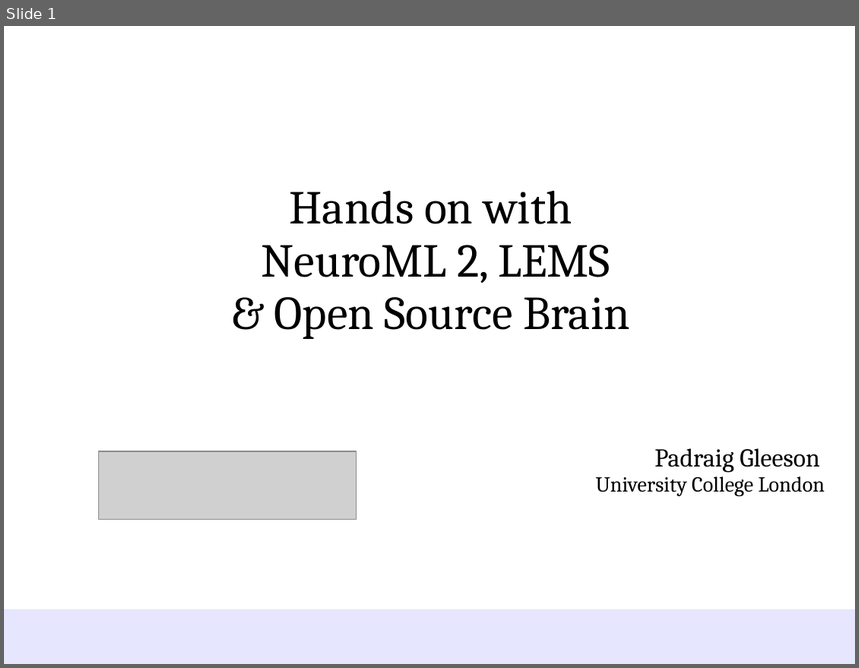
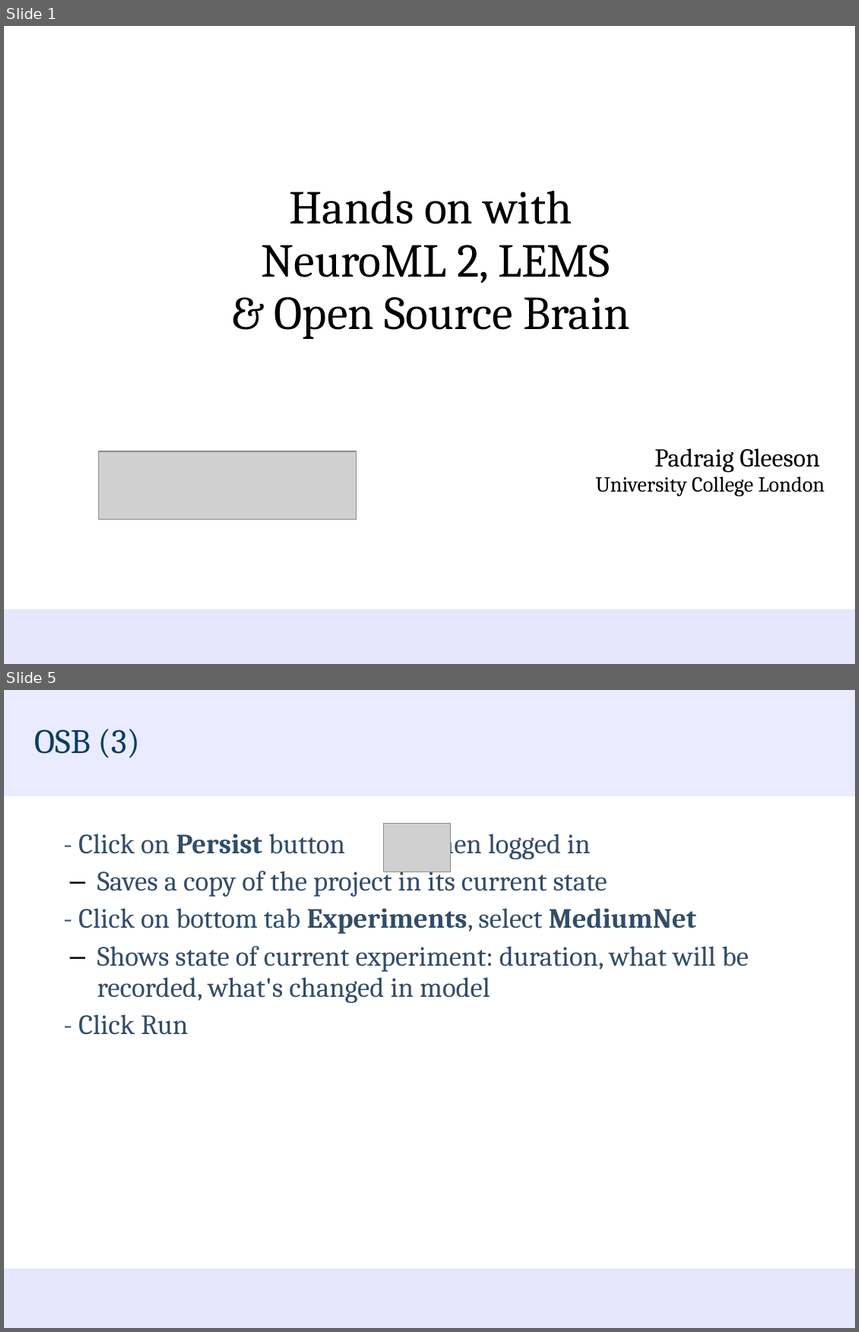
Before and after one commit to NeuroML/Presentations, a slide deck: NeuroML2_LEMS_OSB_HandsOn.odp. Shown one above the other, each under a label of ours: slide 1 before the commit, slides 1 and 5 after it; the slides between them are not shown. The pictures are 859x668 and 859x1332 pixels, drawn with LibreOffice and Linux fonts; fonts in the diff are those of the drawing; grey boxes stand for pictures; background and template pictures are left out. Boxes give left, top, right and bottom in pixels: in the first picture for what was removed or moved away, otherwise in the second. Text is boxed around its words. In the diff, an @@ line names an element or a change of style, - is before the commit and + after.

```diff
--- a/NeuroML2_LEMS_OSB_HandsOn.odp
+++ b/NeuroML2_LEMS_OSB_HandsOn.odp
@@ slide 5 added at <box>4,690,855,1328</box>, background #FFFFFF @@
@@ rounded rectangle added at <box>4,690,855,796</box>, fill #E6E6FF at 80% opacity @@
@@ title added at <box>34,729,140,758</box>, 32 pt, text #023F62 @@
+OSB (3)
@@ picture added at <box>383,823,450,872</box> @@
@@ text added at <box>78,828,749,1035</box>, 26 pt, text #314D69 @@
+- Click on Persist button when logged in
+  – Saves a copy of the project in its current state
+- Click on bottom tab Experiments, select MediumNet
+  – Shows state of current experiment: duration, what will be recorded, what's changed in model
+- Click Run
@@ rounded rectangle added at <box>4,1269,855,1328</box>, fill #E6E6FF @@
```
Also in this commit, not shown: 1 slide changed, 2 other slides added, 1 slide removed.
